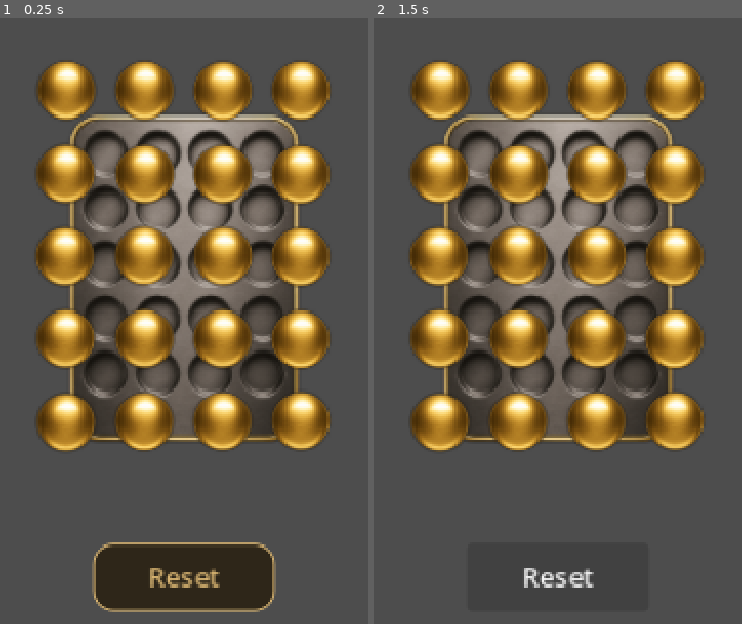
Above: before the commit, frames 1-2 (left to right).
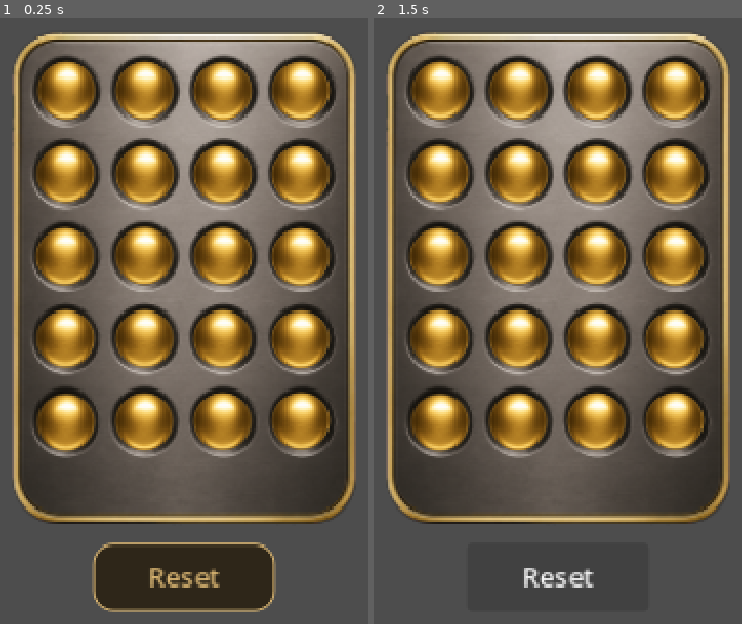
Above: after the commit, the same moments.

Repository: OrehRuoy/Taptico
Game: Godot game, scene res://scenes/modules/dimple/DimplePlate.tscn
Two runs of this game, one before a commit and one after it. Both use one fixed random seed, a clock stepped at 60 frames per second and the inputs below. This scene is started directly instead of the project's main scene.
Inputs (mouse positions are in pixels of both pictures, inside the frame that each line leads up to):
- Up to frame 1 (0.25 s): no input
- Up to frame 2 (1.5 s): tap Enter at 0.5 s; drag from (558, 314) to (outside the picture) at 0.52 s; click "Reset" at 1.25 s

The runs differ from the first frame. In frame 1, 31% of the frame differs, in the area x 3-97%, y 2-84%; in frame 2, 31%.

Commit message:
Draw the dimple plate back up so the bubbles sit in the holes.
The plate photo was shrunk and the bubbles were still placed for the original size.

Co-authored-by: Cursor <cursoragent@cursor.com>

Diff:
--- a/scripts/modules/dimple_plate.gd
+++ b/scripts/modules/dimple_plate.gd
@@ -63,13 +63,20 @@
 	_layout()
 
 
+func _fit_scale() -> float:
+	var target := minf(size.x * 0.78, size.y * 0.68)
+	return target / TEX_H
+
+
 func _layout() -> void:
 	if size.x < 8.0 or PLATE_TEX == null:
 		return
 	var c := ReachSettings.play_center(size) + Vector2(0, -18.0)
-	var target := minf(size.x * 0.78, size.y * 0.68)
-	var sc := target / float(TEX_H)
-	_plate.scale = Vector2(sc, sc)
+	var sc := _fit_scale()
+	# Holes were measured on the 1024x1536 plate. Draw the resized photo back up to that size.
+	var pw := maxf(float(PLATE_TEX.get_width()), 1.0)
+	var ph := maxf(float(PLATE_TEX.get_height()), 1.0)
+	_plate.scale = Vector2(sc * TEX_W / pw, sc * TEX_H / ph)
 	_plate.position = c
 	_place_domes()
 	var bw := 96.0
@@ -95,7 +102,7 @@
 
 
 func _place_domes() -> void:
-	var sc: float = _plate.scale.x
+	var sc: float = _fit_scale()
 	for row in ROWS:
 		for col in COLS:
 			var i := row * COLS + col
@@ -160,7 +167,7 @@
 
 
 func _index_at(pos: Vector2) -> int:
-	var sc: float = _plate.scale.x
+	var sc: float = _fit_scale()
 	var best := -1
 	var best_d := HOLE_D * sc * 0.62
 	for row in ROWS:
